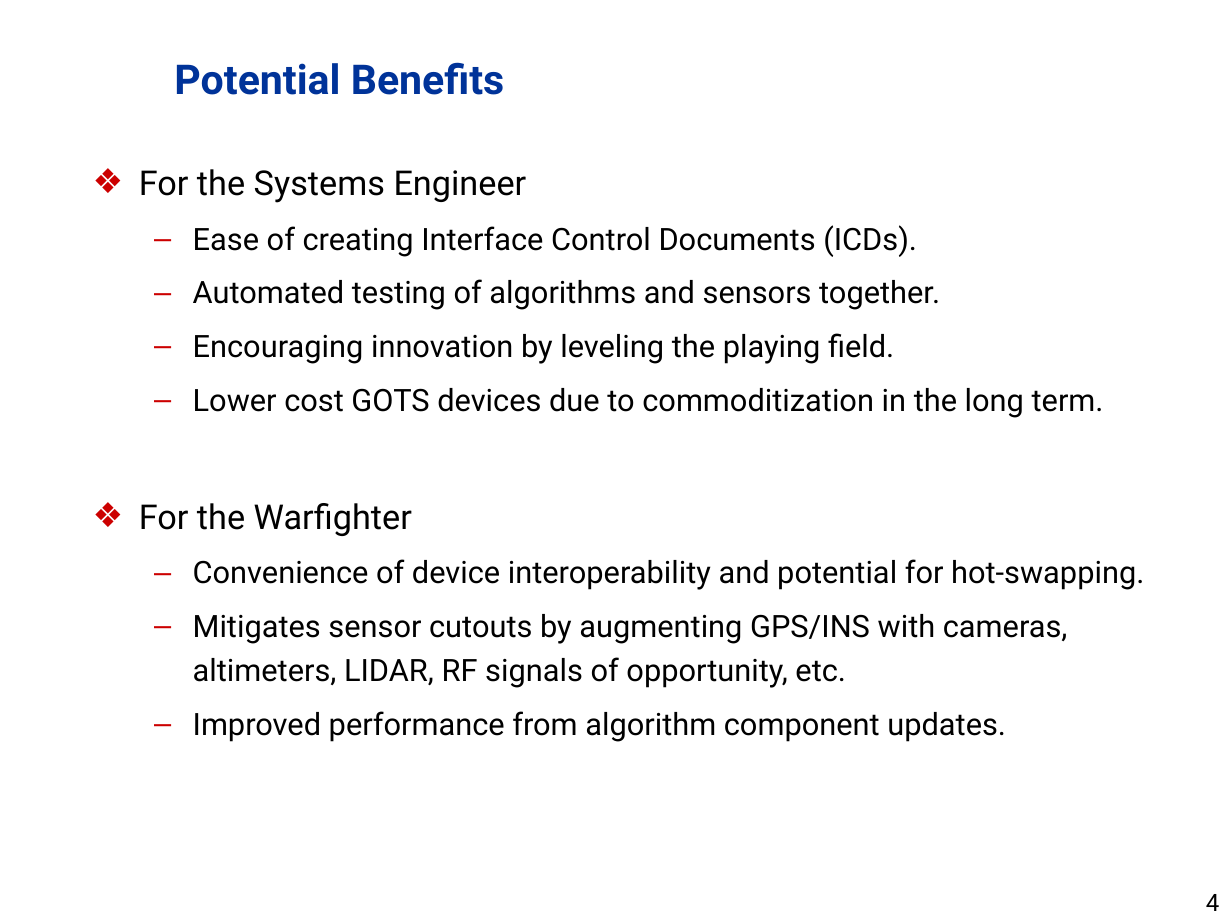
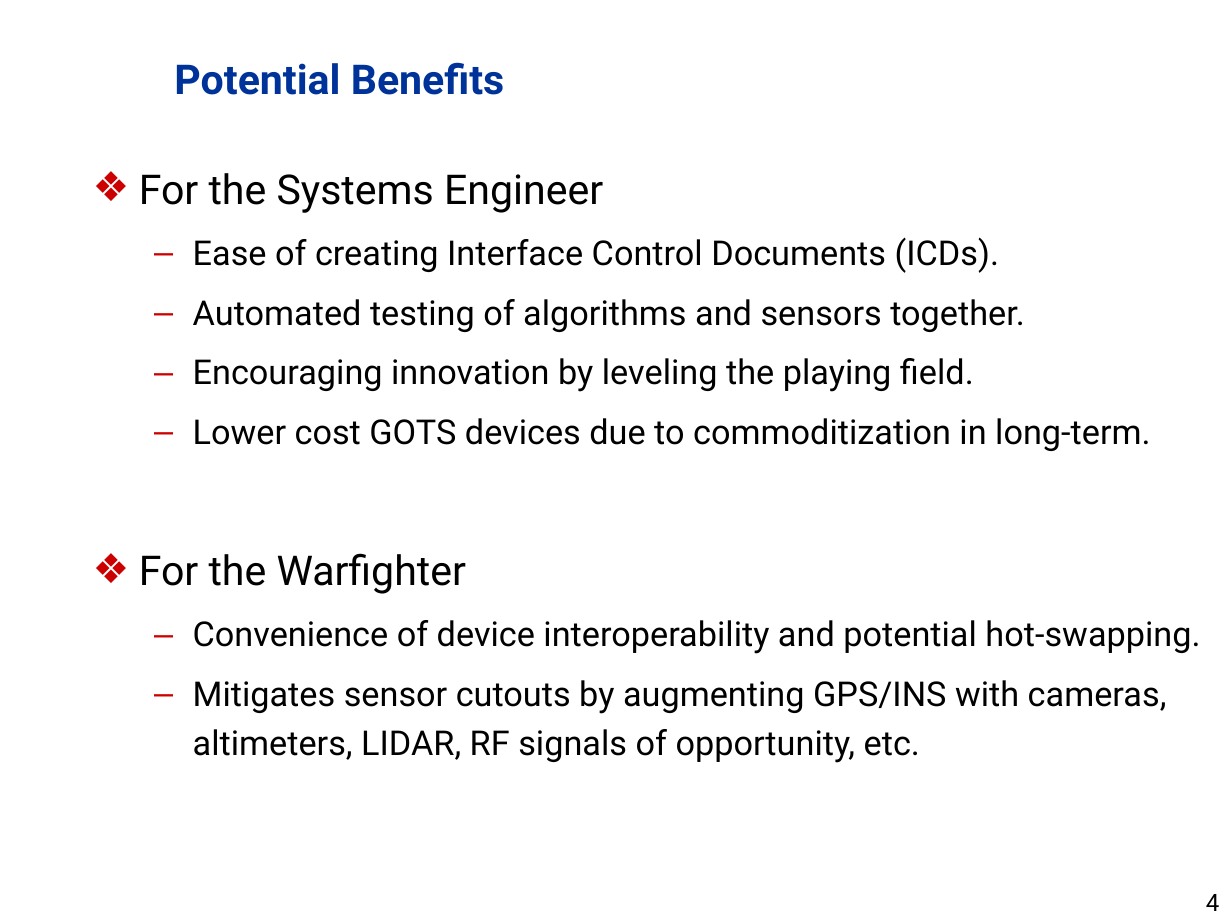
Before and after one commit to dddvision/functionalnavigation, a slide deck: slide 4 of docs/JNC2011/presentation.pptx. Drawn at 1232x924 pixels with LibreOffice and Linux fonts; fonts in the diff are those of the drawing; background and template pictures are left out. Boxes give left, top, right and bottom in pixels: in the first picture for what was removed or moved away, otherwise in the second. Text is boxed around its words. In the diff, an @@ line names an element or a change of style, - is before the commit and + after.

```diff
--- a/docs/JNC2011/presentation.pptx
+++ b/docs/JNC2011/presentation.pptx
@@ text at (139,173,1167,763): size 20 to 24 pt in "For the Systems Engineer", "For the Warfighter"; size 18 to 20 pt in "Ease of creating Interface Control Documents (ICDs).", "Automated testing of algorithms and sensors together.", "Encouraging innovation by leveling the playing field.", "Mitigates sensor cutouts by augmenting GPS/INS with ..."; more space between paragraphs @@
@@ text at (193,418,1150,451): text changed; size 18 to 20 pt @@
-  – Lower cost GOTS devices due to commoditization in the long term.
+  – Lower cost GOTS devices due to commoditization in long-term.
@@ text at (193,620,1200,654): text changed; size 18 to 20 pt @@
-  – Convenience of device interoperability and potential for hot-swapping.
+  – Convenience of device interoperability and potential hot-swapping.
@@ text at (193,711,1006,742): paragraph removed @@
-  – Improved performance from algorithm component updates.
```
Also in this commit, not shown: 13 other slides changed, 2 slides added, 4 slides removed.
